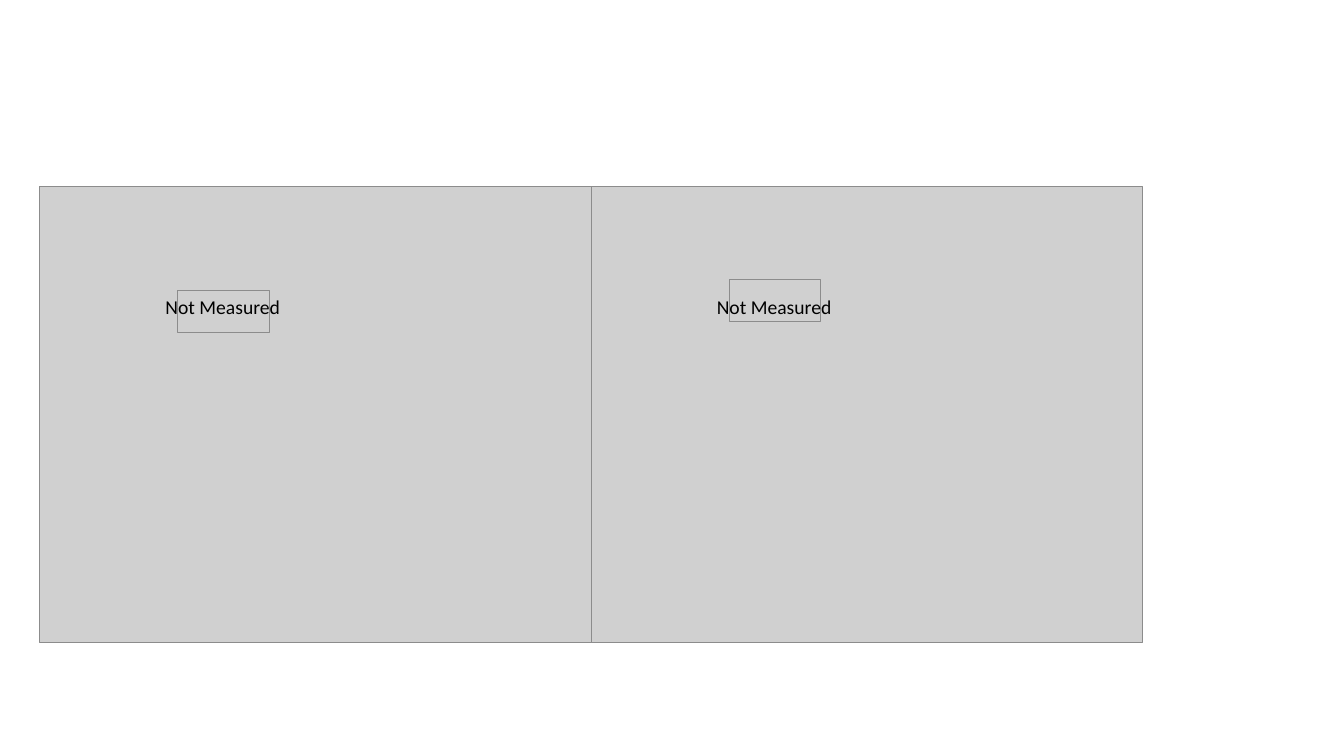
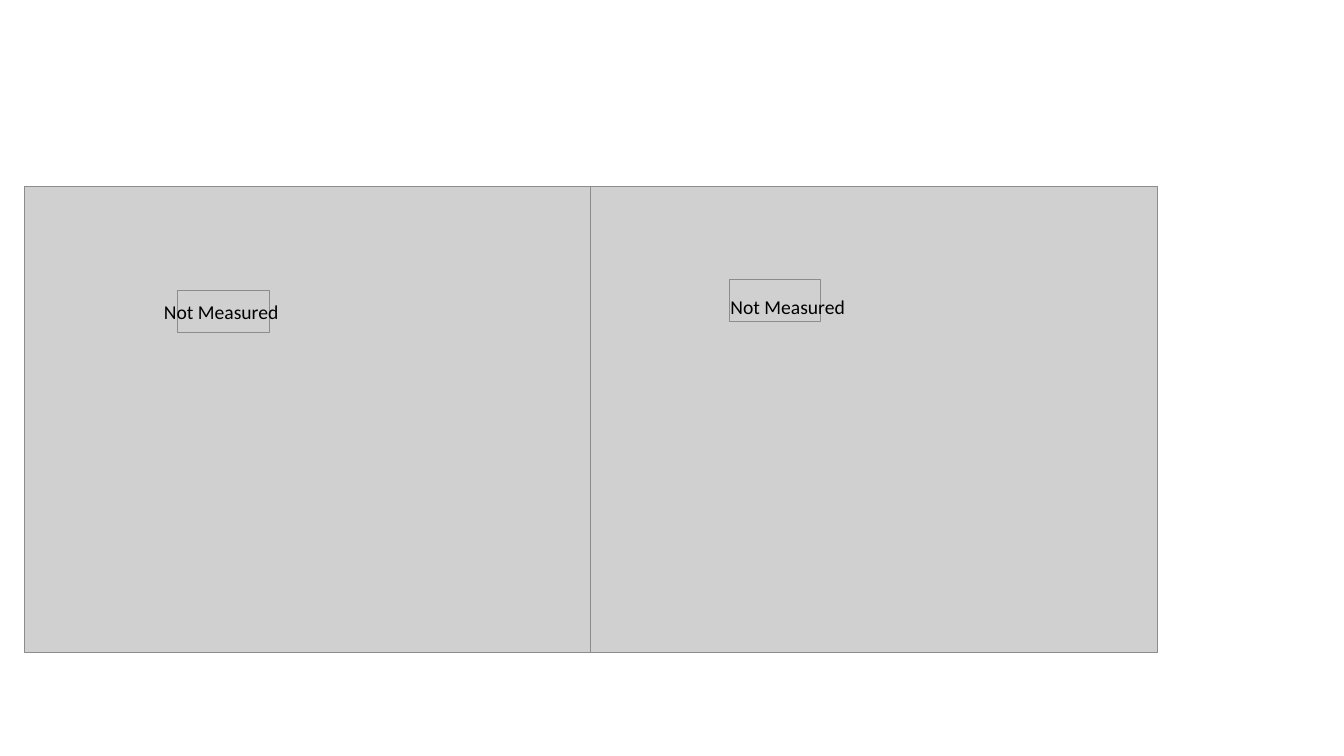
Before and after one commit to DanielMPMatCom/Thesis, a slide deck: slide 5 of document/Graphics/gráficas.pptx. Drawn at 1344x756 pixels with LibreOffice and Linux fonts; fonts in the diff are those of the drawing; grey boxes stand for pictures. Boxes give left, top, right and bottom in pixels: in the first picture for what was removed or moved away, otherwise in the second. Text is boxed around its words. In the diff, an @@ line names an element or a change of style, - is before the commit and + after.

```diff
--- a/document/Graphics/gráficas.pptx
+++ b/document/Graphics/gráficas.pptx
@@ picture: place and size @@
-picture at (39, 187, 591, 643)
+picture at (24, 187, 591, 652)
@@ picture: place and size @@
-picture at (591, 187, 1142, 643)
+picture at (591, 187, 1157, 652)
@@ text "Not Measured": place and size @@
-text "Not Measured" at (165, 298, 280, 320)
+text "Not Measured" at (164, 302, 279, 324)
@@ text "Not Measured": place and size @@
-text "Not Measured" at (717, 298, 832, 320)
+text "Not Measured" at (730, 298, 845, 320)
```
Also in this commit, not shown: 16 other files.
